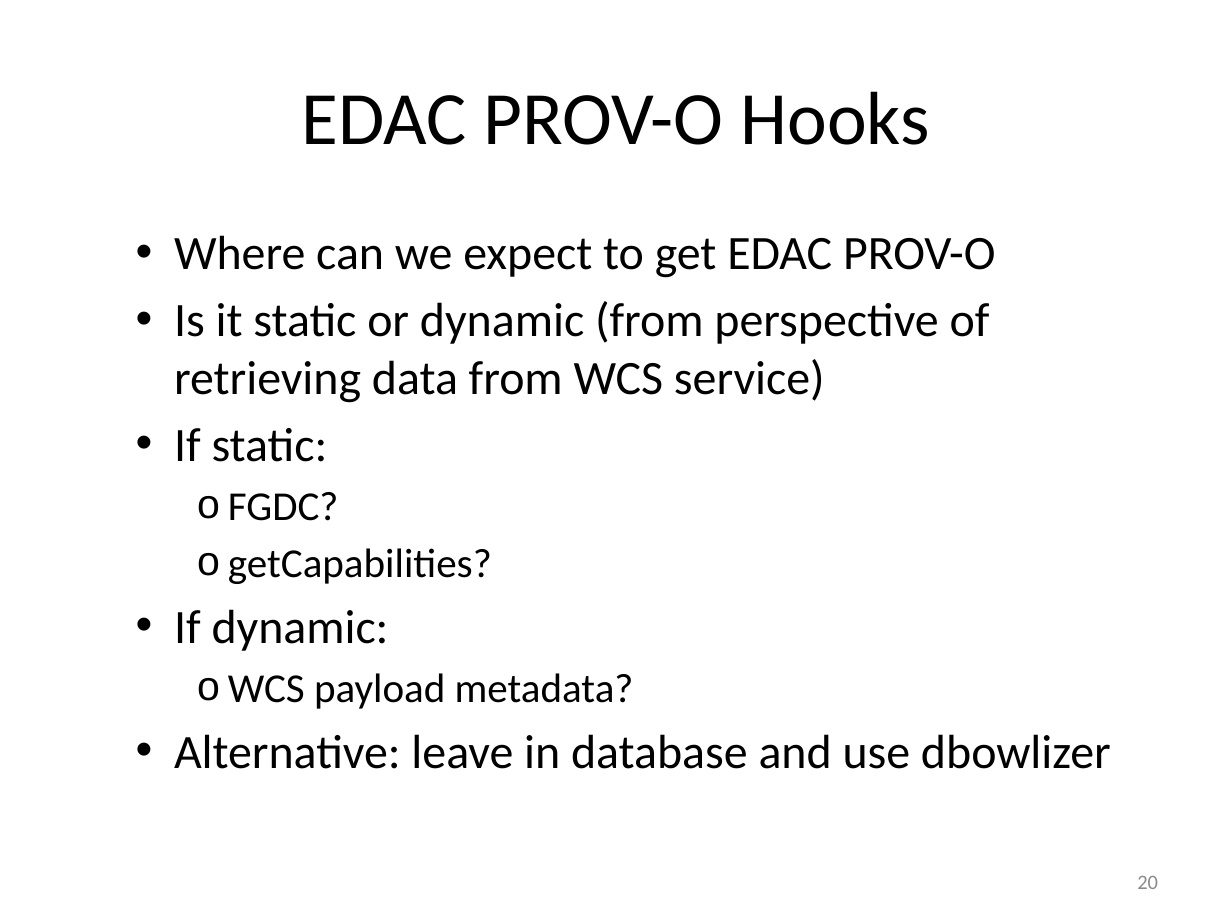
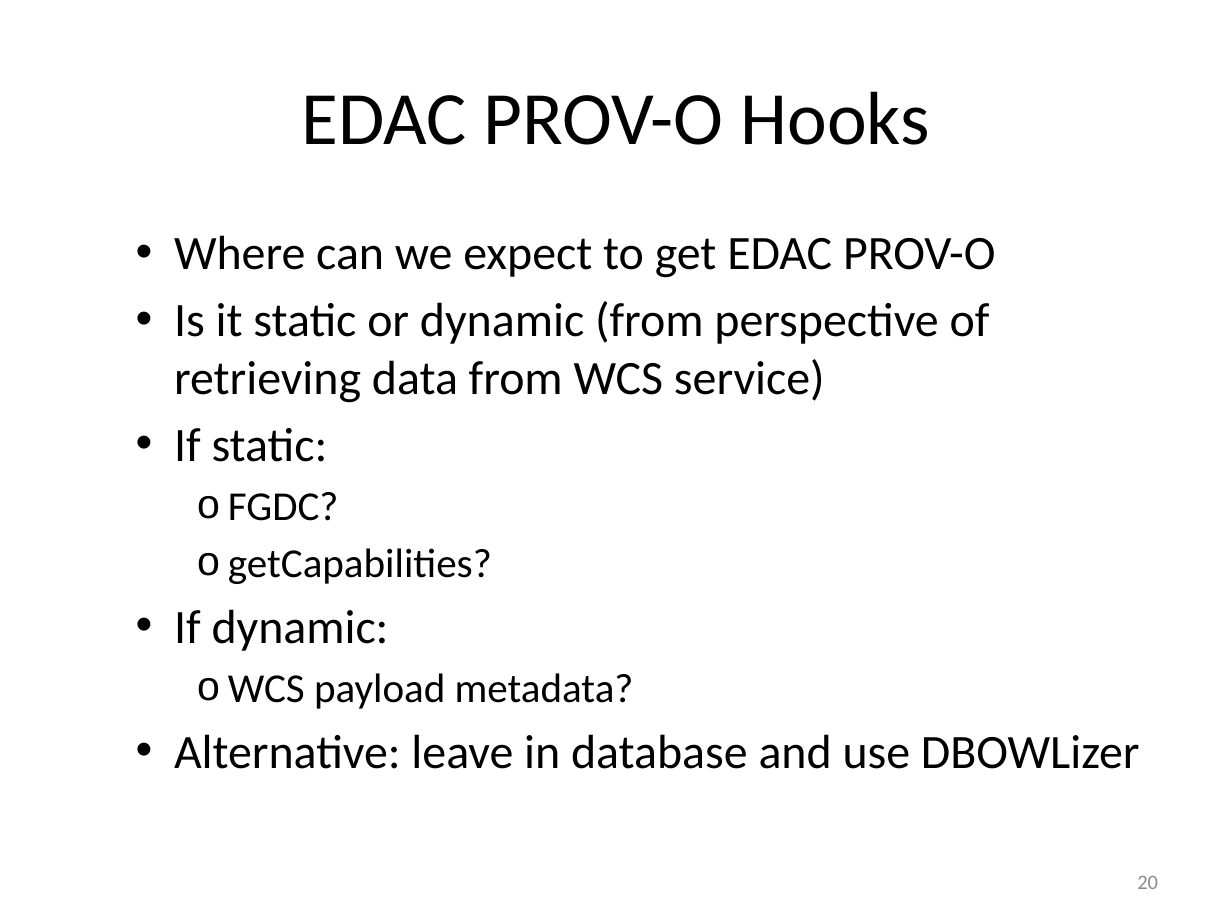
Before and after one commit to roomthily/ELSeWeb, a slide deck: slide 20 of documents/presentations/2013/ELSEweb-EDAC-PROV.pptx. Drawn at 1232x924 pixels with LibreOffice and Linux fonts; fonts in the diff are those of the drawing. Boxes give left, top, right and bottom in pixels: in the first picture for what was removed or moved away, otherwise in the second. Text is boxed around its words. In the diff, an @@ line names an element or a change of style, - is before the commit and + after.

Commit message:
Updated presentation and prov trace corrected by Soren

```diff
--- a/documents/presentations/2013/ELSEweb-EDAC-PROV.pptx
+++ b/documents/presentations/2013/ELSEweb-EDAC-PROV.pptx
@@ text at <box>174,734,1140,769</box>: text changed @@
-  • Alternative: leave in database and use dbowlizer
+  • Alternative: leave in database and use DBOWLizer
```
Also in this commit, not shown: 7 other slides changed, 1 slide added, 1 other file.
